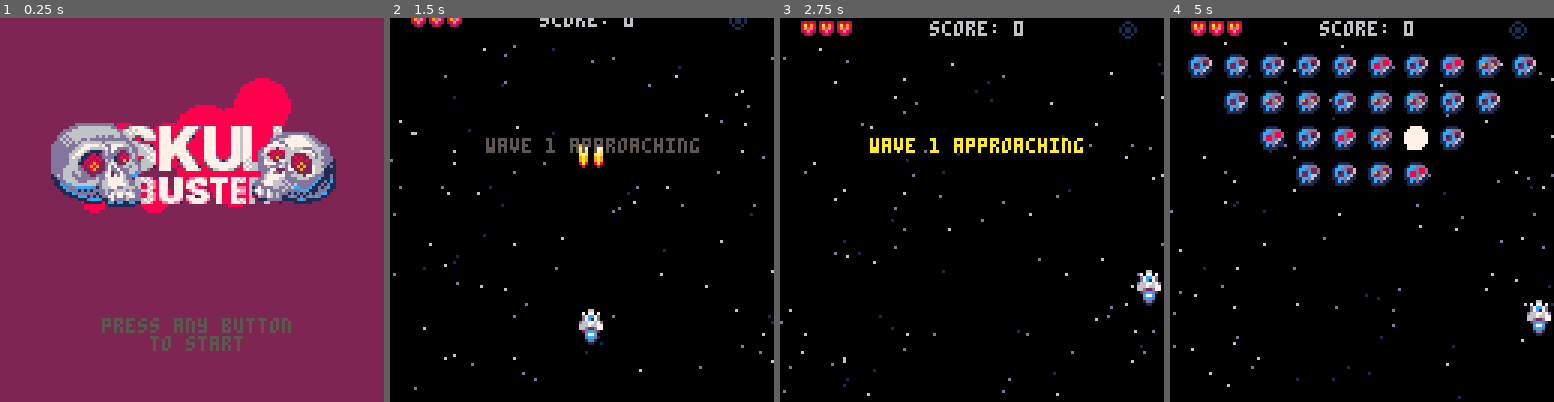
Above: before the commit, frames 1-4 (left to right).
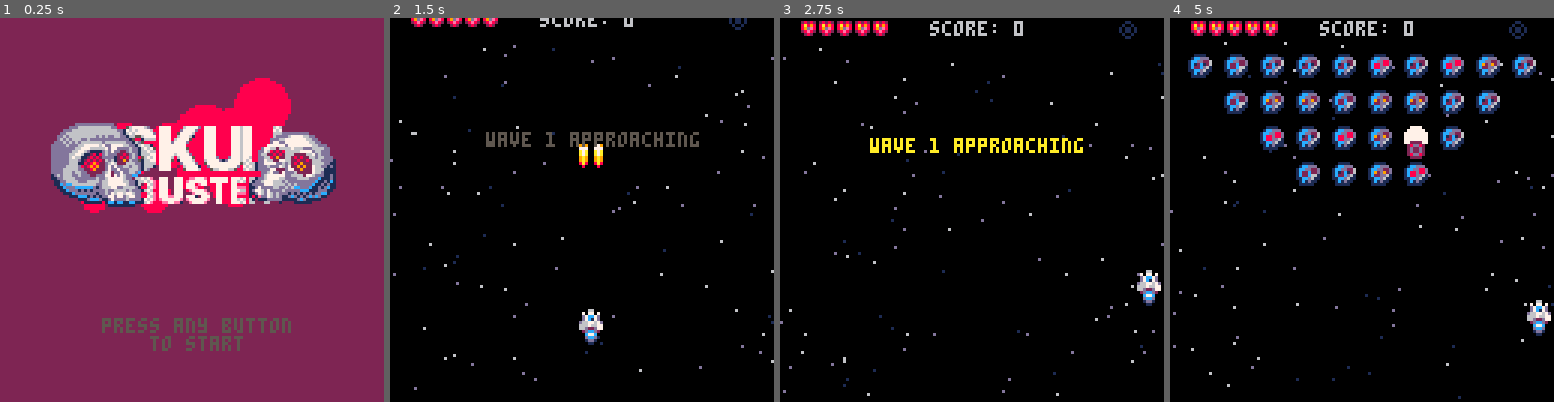
Above: after the commit, the same moments.

Repository: jimmac/pico-shed
Game: PICO-8 cartridge skulls.p8
The game is run twice, just before and just after one commit, with the same random seed, the same clock (stepped at 60 frames per second) and the same inputs.
Inputs:
- Up to frame 1 (0.25 s): no input
- Up to frame 2 (1.5 s): tap X (X key) at 0.33, 1.07 s; tap O (Z key) at 0.7 s
- Up to frame 3 (2.75 s): hold Right 1.6-2.1 s; tap O (Z key) at 1.7, 2.1, 2.5 s; tap X (X key) at 1.85 s; hold Up 2.15-2.42 s; hold Right from 2.47 s (still down)
- Up to frame 4 (5 s): tap O (Z key) every 0.4 s from 2.9 to 4.9 s; tap X (X key) at 2.97, 4.08 s; release Right at 3.03 s; hold Left 3.08-3.58 s; hold Down 3.63-3.97 s; hold Right 4.02-4.68 s; hold Up from 4.73 s (still down)

The runs differ from the first frame. In frame 1, 0.2% of the frame differs, in the area x 32-68%, y 28-49%; in frame 2, 1.2%, in the area x 19-81%, y 0-36%; in frame 3, 0.3%; in frame 4, 0.5%.

Commit message:
playable state without polish

Diff:
--- a/skulls.p8
+++ b/skulls.p8
@@ -91,7 +91,7 @@
 	pl.sx=0
 	pl.sy=0  --speed
 	pl.spr=2
-	pl.lv=3   --number of lives
+	pl.lv=5   --number of lives
 	pl.inv=0  --invincibility
 	          -- frames
  pl.bmb=1  --bombs
@@ -110,6 +110,8 @@
 	sws={} --shockwaves
 
 	pickups={} --upgrades for a boss
+
+	mapscroll=0 --boss map offset
 
 	--starfield
 	stars={}
@@ -121,7 +123,6 @@
 		add(stars,newstar)
 	end
 	--map
-	mapscroll=-500
 	mapsegs={}
 	for i=0,7 do
 		add(mapsegs,{tx=i*16,ty=0})
@@ -140,7 +141,7 @@
  print("score: "..score,50,1,6)
  palt()
  --lives
- for i=1,3 do
+ for i=1,5 do
   if i<=pl.lv then h=9 else h=8 end
   spr(h,i*6,0)
  end
@@ -567,14 +568,12 @@
 		end
 	end
 	--make sure bombdeads are exploded
-	--[[
 	for myen in all(en) do
-		if myen.hp<=0 then
+		if myen.hp<=0 and not myen.boss then
 		 killen(myen)
 		 screenshake(myen)
 		end
 	end
-	]]--
 
 	--move player bullets
 	for bullet in all(bl) do
@@ -826,7 +825,7 @@
   if explt>t then
 	  cls(7)
 	 else
-	 	camera(sin(t/10)*shakex,cos(t/5)*shakex)
+	 	camera(sin(t/9)*shakex,cos(t/10)*shakex)
 		end
 	 shaket-=1
  else
@@ -873,9 +872,10 @@
 function draw_youwin()
 	camera(0,0) --might be offset
  draw_bgpattern()
- spr(76,48,34,4,4)
-	print("\14 player wins!",31,85+sin(t/90)*2,13)
-	print("\14 player wins!",31,80+sin(t/100)*4,7)
+ spr(76,48,18,4,4)
+	print("\14 player wins!",31,60+sin(t/90)*2,13)
+	print("\14 player wins!",31,55+sin(t/100)*4,7)
+	print("final score: "..score,34,74,7)
 	print("press 🅾️", 48,100,blink())
 end
 
@@ -982,7 +982,7 @@
 		myen.flash=8
 	end
 	sfx(4)
-	--add(ebl,myebul)
+	add(ebl,myebul)
 end
 
 function efirespread(myen,num,spd,base)
@@ -1028,6 +1028,7 @@
 	myen.aniframe=1+rnd(4) --first frame of animation
 	if entype==7 then
 		drawmap=true
+		mapscroll=-500
 		--boss
 		myen.boss=true
 		myen.sprw=4
@@ -1047,7 +1048,7 @@
 		myen.colh=16
 		myen.hp=50
 		myen.sy=.1
-		myen.sx=1
+		myen.sx=0
 		myen.ani={24,26,28}
 		myen.deathshake=1
 	elseif entype==5 then
@@ -1220,7 +1221,7 @@
 	  myen.sy=0.1
 	  if t>nextfire then
  	  nextfire=t+30
-		  efirespread(myen,8,.8)
+		  efirespread(myen,8,.8,-(t/1000))
 			end
 	  if myen.y>100 then
 	  	myen.sy=1
@@ -1296,7 +1297,7 @@
   myen.sx=spd
  end
  -- shooting
- if t%30>9 then
+ if t%30>15 then
   if t%6==0 then
    efire(myen,0,1)
   end
@@ -1450,6 +1451,7 @@
 
 	--end it
  if myen.phbegin+4*60<t then
+ 	score+=100
  	music(24)
  	en={}
 	end
Not shown, changed: 39 lines of the sprite sheet (__gfx__) section of skulls.p8
